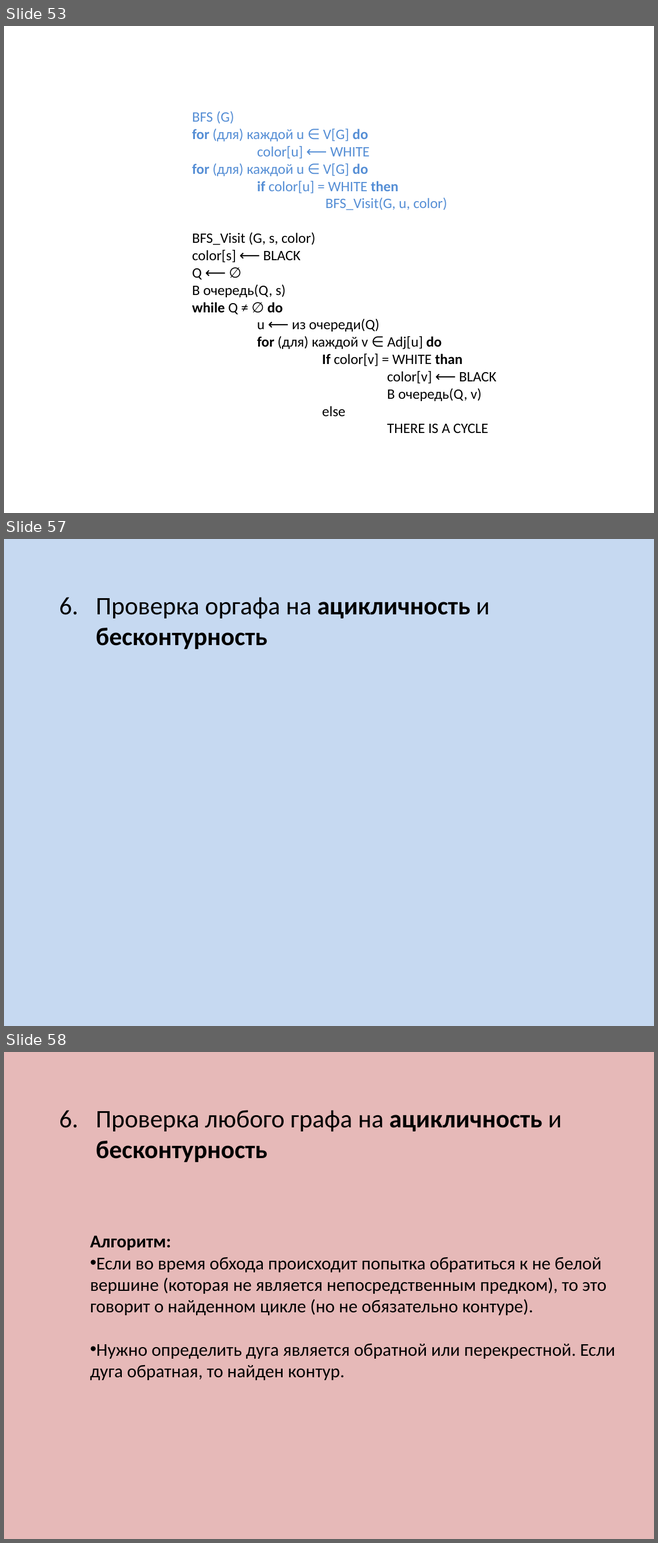
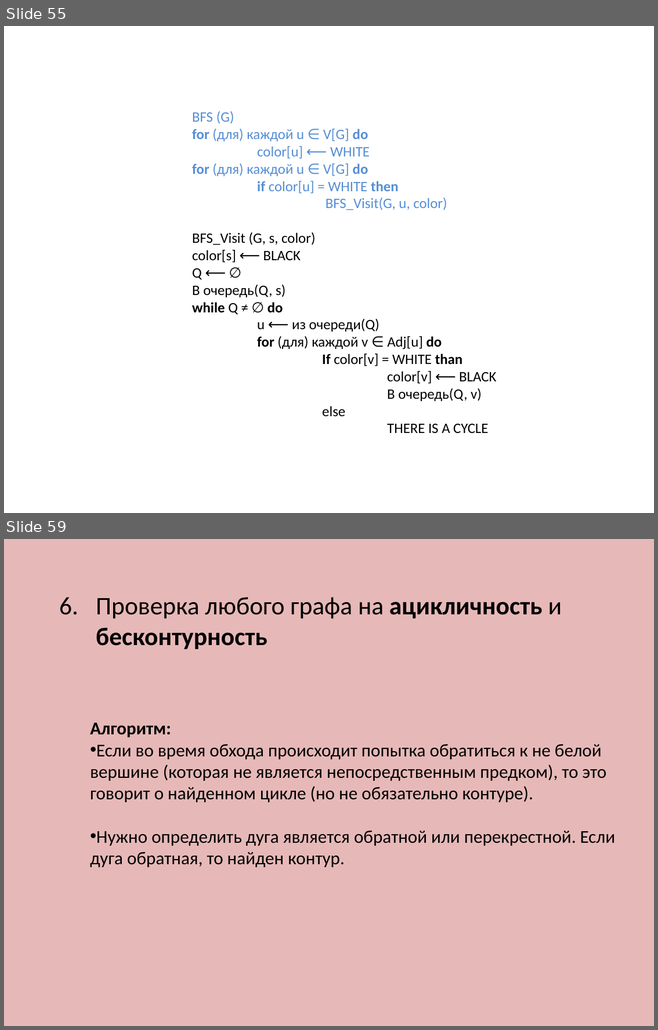
Before and after one commit to SteinbergOB/ANG, a slide deck: Презентации/Лекция 1.pptx. Shown one above the other, each under a label of ours: slides 53, 57 and 58 before the commit, slides 55 and 59 after it; the slides between them are not shown. The pictures are 658x1543 and 658x1030 pixels, drawn with LibreOffice and Linux fonts; fonts in the diff are those of the drawing. Boxes give left, top, right and bottom in pixels: in the first picture for what was removed or moved away, otherwise in the second. Text is boxed around its words. In the diff, an @@ line names an element or a change of style, - is before the commit and + after.

```diff
--- a/Презентации/Лекция 1.pptx
+++ b/Презентации/Лекция 1.pptx
@@ slide 57 removed at box(4, 539, 654, 1026), background #C6D9F1 @@
@@ text removed at box(96, 597, 489, 649) @@
-6. Проверка оргафа на ацикличность и бесконтурность
@@ what was slide 53 is now slide 55 @@
@@ what was slide 58 is now slide 59 @@
```
Also in this commit, not shown: 1 slide changed, 3 slides added, 1 other slide removed.
